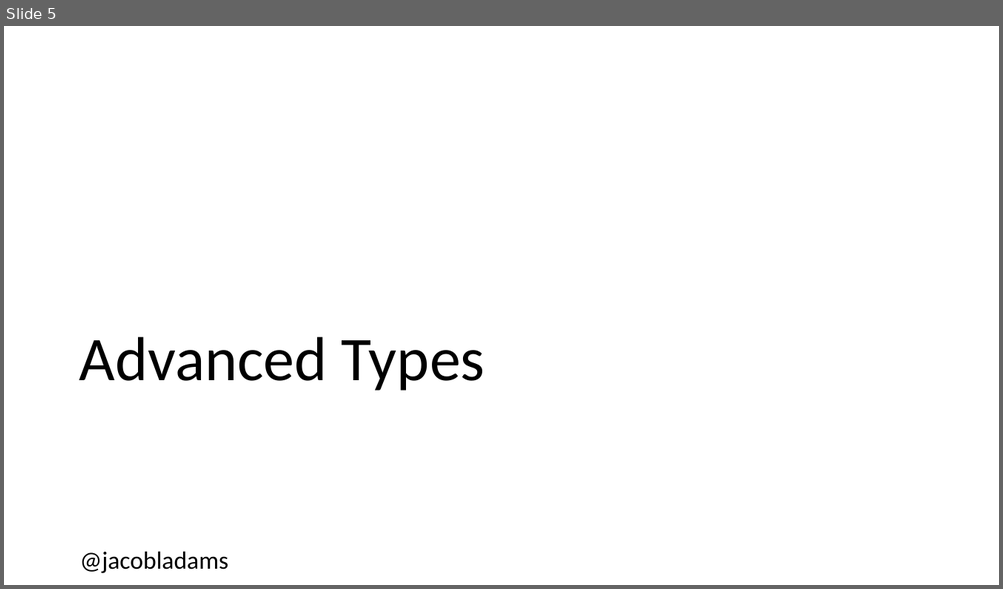
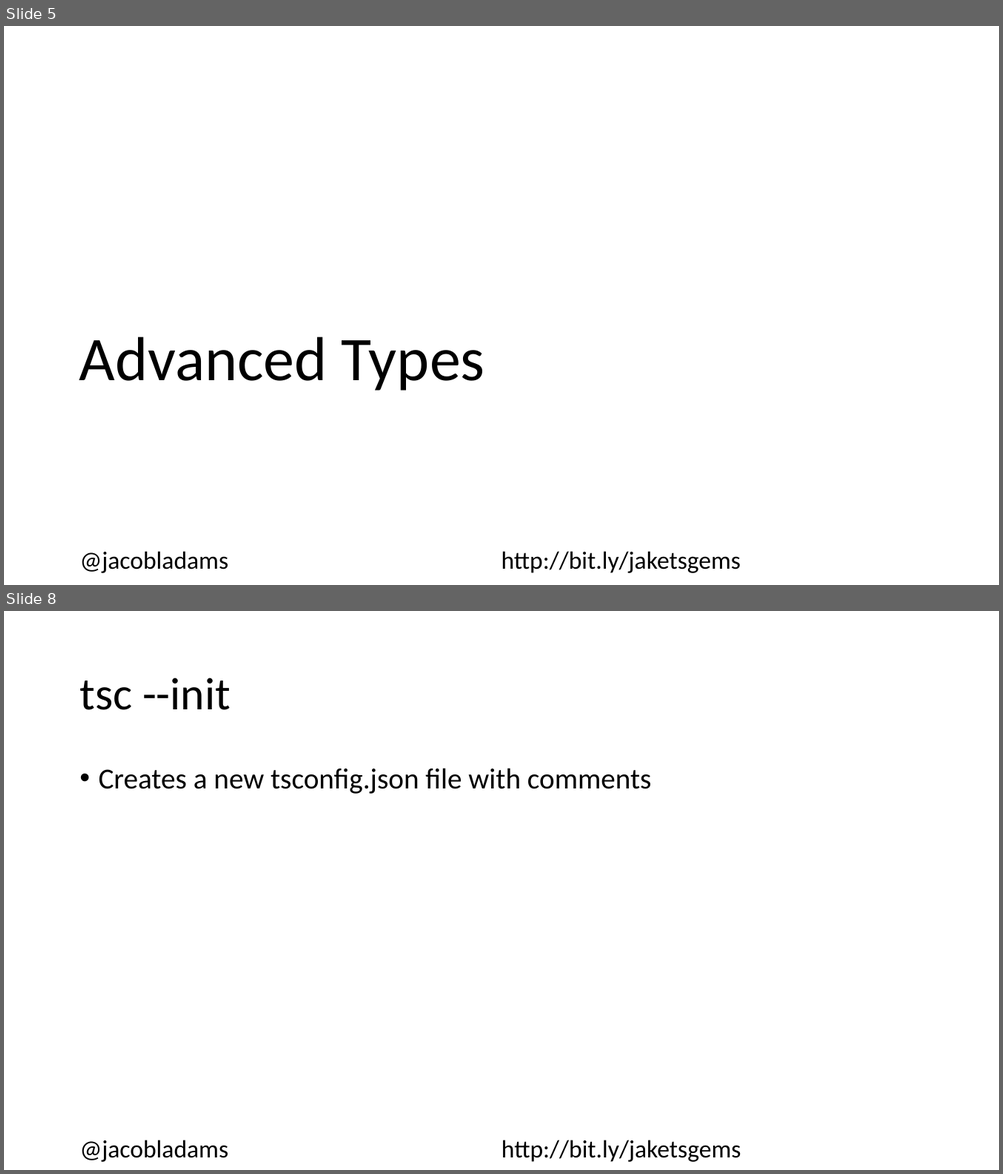
Before and after one commit to jacobladams/hidden-gems-in-typescript-presentation, a slide deck: Hidden Gems In TypeScript.pptx. Shown one above the other, each under a label of ours: slide 5 before the commit, slides 5 and 8 after it; the slides between them are not shown. The pictures are 1003x589 and 1003x1174 pixels, drawn with LibreOffice and Linux fonts; fonts in the diff are those of the drawing. Boxes give left, top, right and bottom in pixels: in the first picture for what was removed or moved away, otherwise in the second. Text is boxed around its words. In the diff, an @@ line names an element or a change of style, - is before the commit and + after.

```diff
--- a/Hidden Gems In TypeScript.pptx
+++ b/Hidden Gems In TypeScript.pptx
@@ slide 8 added at (4, 611, 999, 1170), background #FFFFFF @@
@@ title added at (79, 678, 230, 710), 44 pt, text #000000 @@
+tsc --init
@@ text added at (99, 768, 652, 794), 28 pt, text #000000 @@
+• Creates a new tsconfig.json file with comments
@@ text added at (79, 1140, 741, 1162), 24 pt, text #000000 @@
+@jacobladams http://bit.ly/jaketsgems
@@ slide 5 changed as well @@
@@ text "@jacobladams http://bit.ly/jaketsgems" at (79, 551, 741, 574): columns 1 to 2 @@
@@ text at (79, 551, 741, 574): text changed @@
-@jacobladams
+@jacobladams http://bit.ly/jaketsgems
```
Also in this commit, not shown: 4 other slides changed, 6 other slides added.
